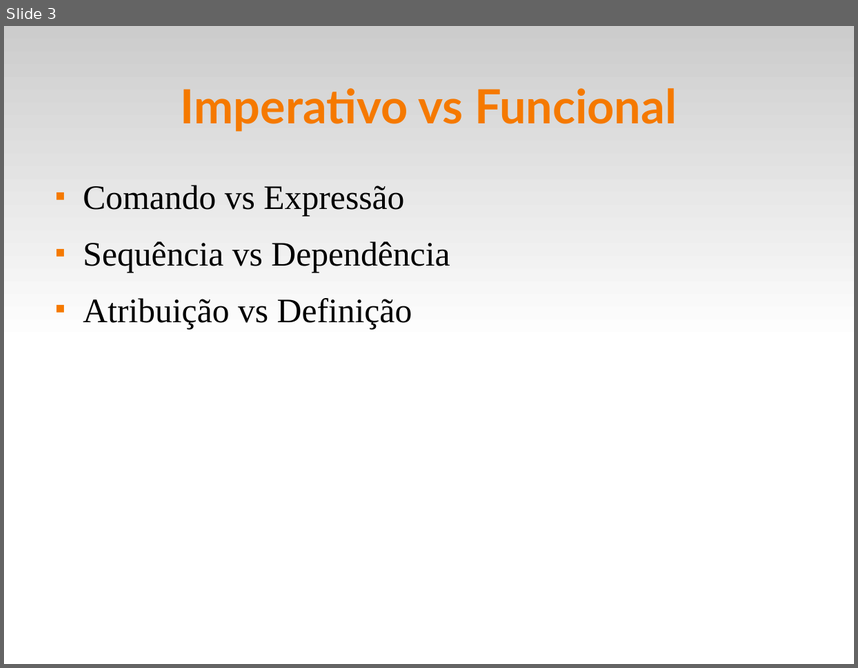
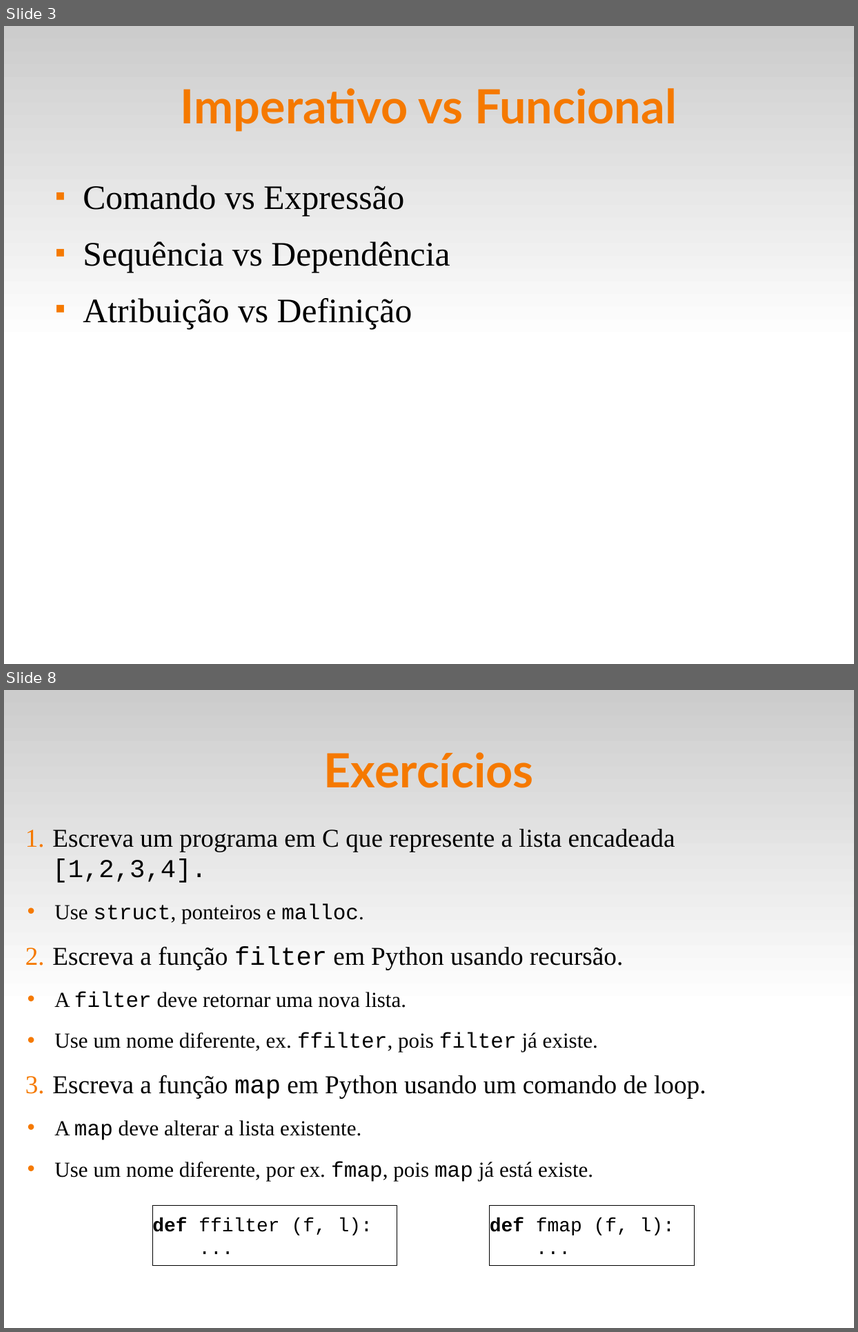
Before and after one commit to fsantanna-uerj/EDL, a slide deck: slides/edl-10-fun.odp. Shown one above the other, each under a label of ours: slide 3 before the commit, slides 3 and 8 after it; the slides between them are not shown. The pictures are 858x668 and 858x1332 pixels, drawn with LibreOffice and Linux fonts; fonts in the diff are those of the drawing. Boxes give left, top, right and bottom in pixels: in the first picture for what was removed or moved away, otherwise in the second. Text is boxed around its words. In the diff, an @@ line names an element or a change of style, - is before the commit and + after.

```diff
--- a/slides/edl-10-fun.odp
+++ b/slides/edl-10-fun.odp
@@ slide 8 added at [4, 690, 854, 1328], background #FFFFFF; not listed: 1 template element that a slide beside it also shows @@
@@ title added at [324, 752, 534, 788], 44 pt, text #F57900, bold @@
+Exercícios
@@ text added at [52, 829, 706, 1181], 20 pt, text #000000 @@
+1. Escreva um programa em C que represente a lista encadeada [1,2,3,4].
+  • Use struct, ponteiros e malloc.
+2. Escreva a função filter em Python usando recursão.
+  • A filter deve retornar uma nova lista.
+  • Use um nome diferente, ex. ffilter, pois filter já existe.
+3. Escreva a função map em Python usando um comando de loop.
+  • A map deve alterar a lista existente.
+  • Use um nome diferente, por ex. fmap, pois map já está existe.
@@ rectangle added at [153, 1205, 397, 1265], fill #FFFFFF, outline #000000 0 pt, 18 pt, text #000000 @@
+def ffilter (f, l):
+...
@@ rectangle added at [490, 1205, 695, 1265], fill #FFFFFF, outline #000000 0 pt, 18 pt, text #000000 @@
+def fmap (f, l):
+...
```
Also in this commit, not shown: 7 slides changed, 15 other slides added, 2 slides removed, 5 other files.
